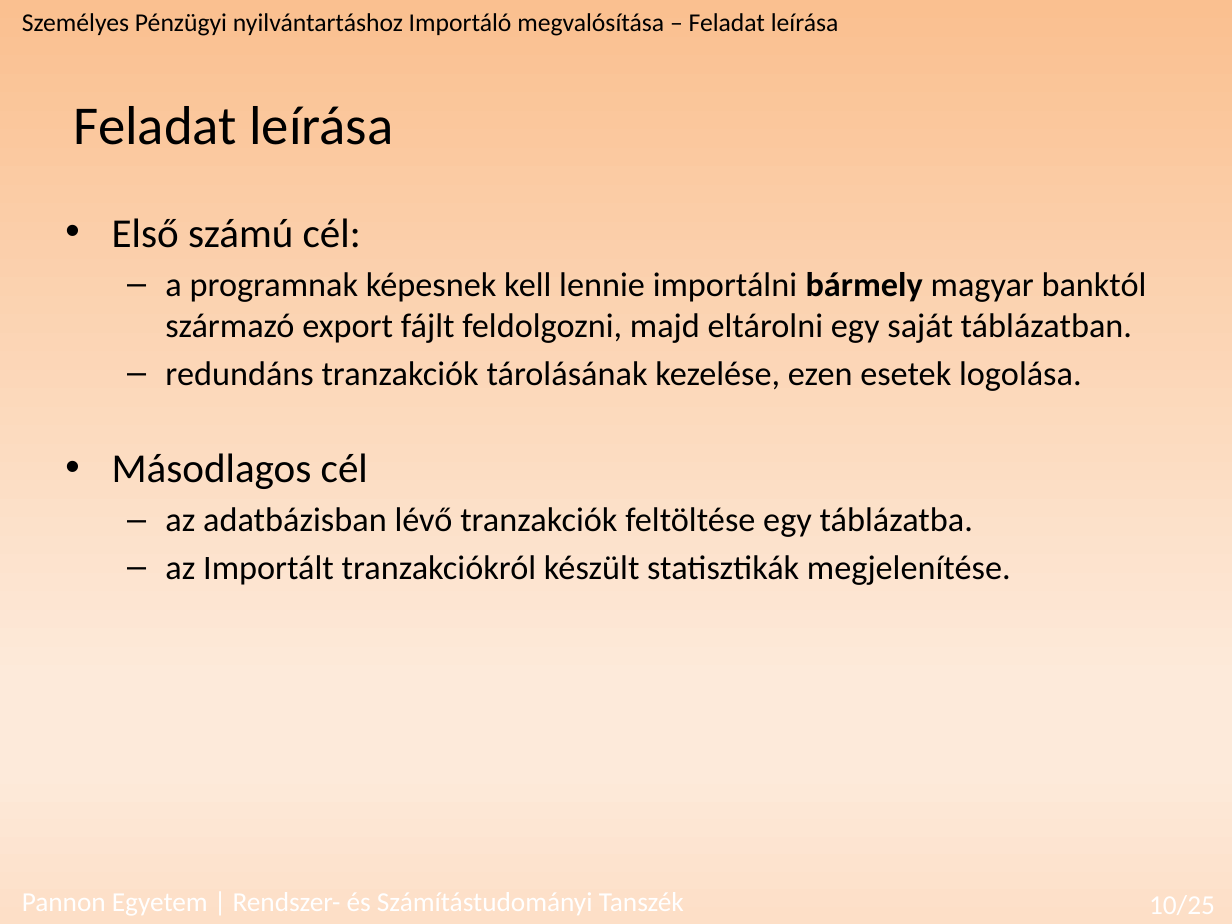
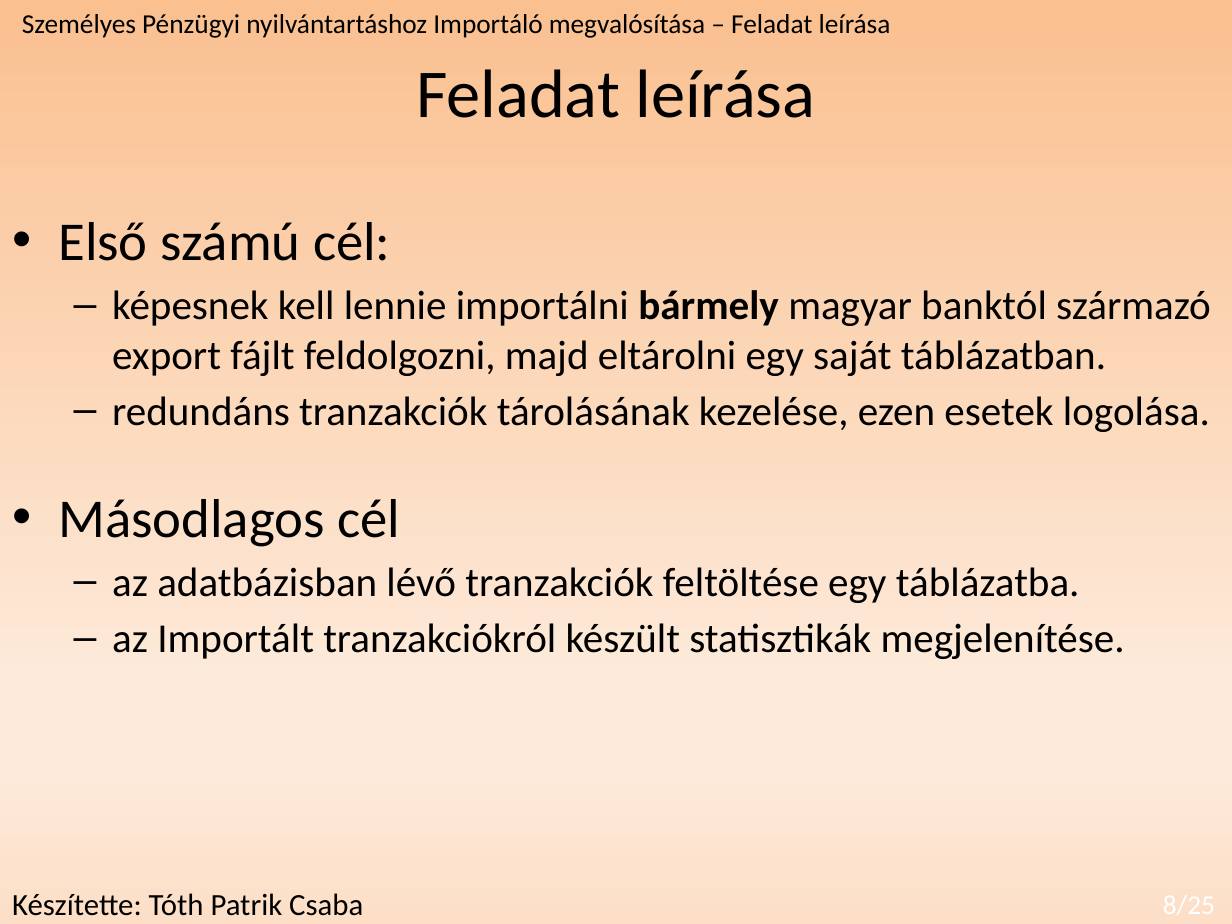
Before and after one commit to redizaar/MoneyManager, a slide deck: slide 8 of féléveselőadás_szakdoga.pptx (slide 10 before the commit). Drawn at 1232x924 pixels with LibreOffice and Linux fonts; fonts in the diff are those of the drawing. Boxes give left, top, right and bottom in pixels: in the first picture for what was removed or moved away, otherwise in the second. Text is boxed around its words. In the diff, an @@ line names an element or a change of style, - is before the commit and + after.

```diff
--- a/féléveselőadás_szakdoga.pptx
+++ b/féléveselőadás_szakdoga.pptx
@@ text "Feladat leírása": place and size @@
-text "Feladat leírása" at <box>74,106,393,145</box>
+text "Feladat leírása" at <box>416,69,815,118</box>
@@ text "Feladat leírása" at <box>416,69,815,118</box>: size 32 to 40 pt; alignment left to centre @@
@@ text "Személyes Pénzügyi nyilvántartáshoz Importáló megvalósítása ..." at <box>22,14,891,38</box>: size 15 to 16 pt @@
@@ text "Első számú cél:": place and size @@
-text "Első számú cél:" at <box>112,218,1147,585</box>
+text "Első számú cél:" at <box>58,222,1211,659</box>
@@ text at <box>58,222,1210,659</box>: size 24 to 32 pt in "Első számú cél:", "Másodlagos cél"; size 20 to 24 pt in "redundáns tranzakciók tárolásának kezelése, ezen esetek logo ...", "az adatbázisban lévő tranzakciók feltöltése egy táblázatba.", "az Importált tranzakciókról készült statisztikák megjeleníté ..." @@
@@ text at <box>112,290,1211,376</box>: text changed; size 20 to 24 pt @@
-  – a programnak képesnek kell lennie importálni bármely magyar banktól származó export fájlt feldolgozni, majd eltárolni egy saját táblázatban.
+  – képesnek kell lennie importálni bármely magyar banktól származó export fájlt feldolgozni, majd eltárolni egy saját táblázatban.
@@ text added at <box>12,893,363,916</box>, 18 pt, text #000000 @@
+Készítette: Tóth Patrik Csaba
```
Also in this commit, not shown: 13 other slides changed, 1 slide added, 3 slides removed.
